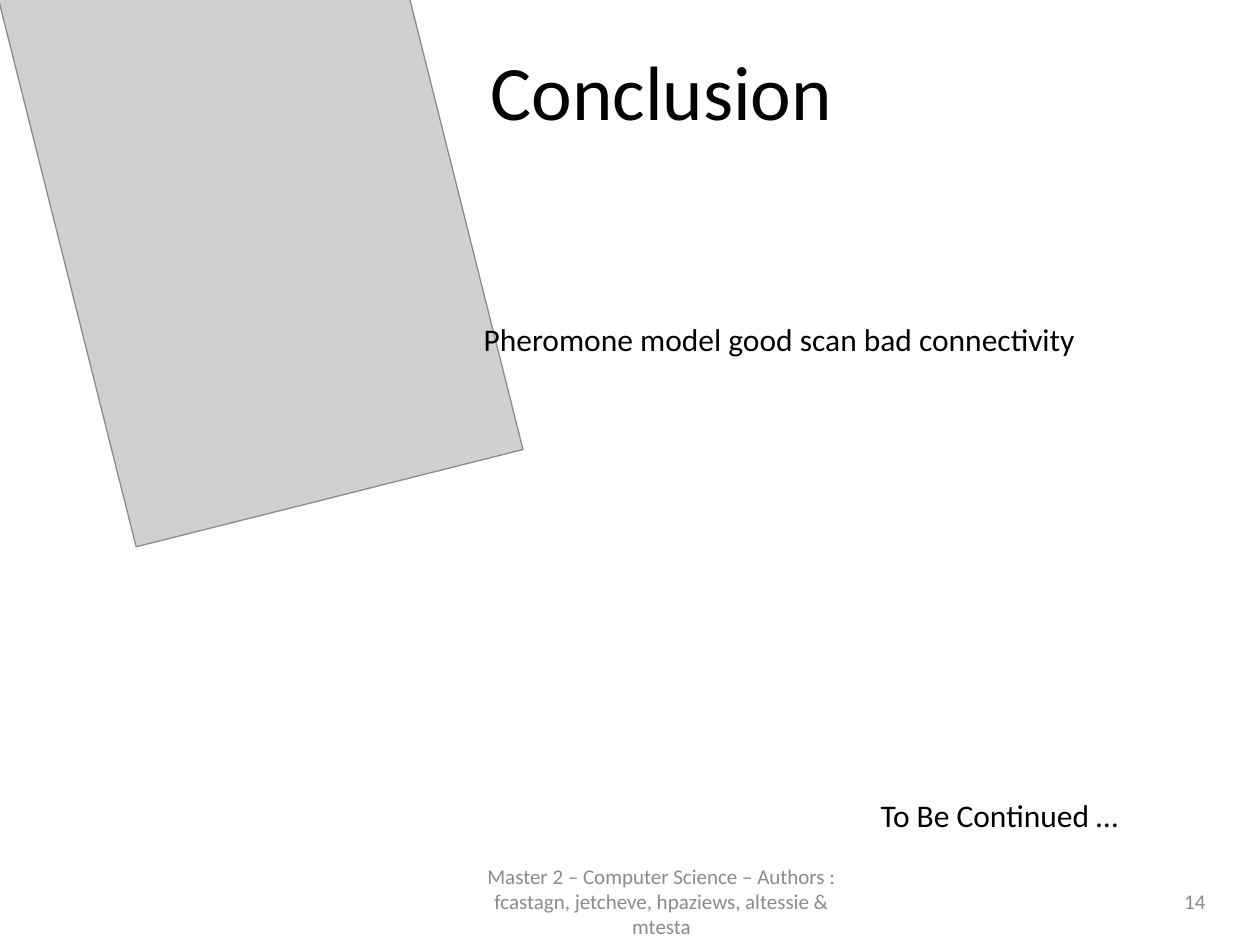
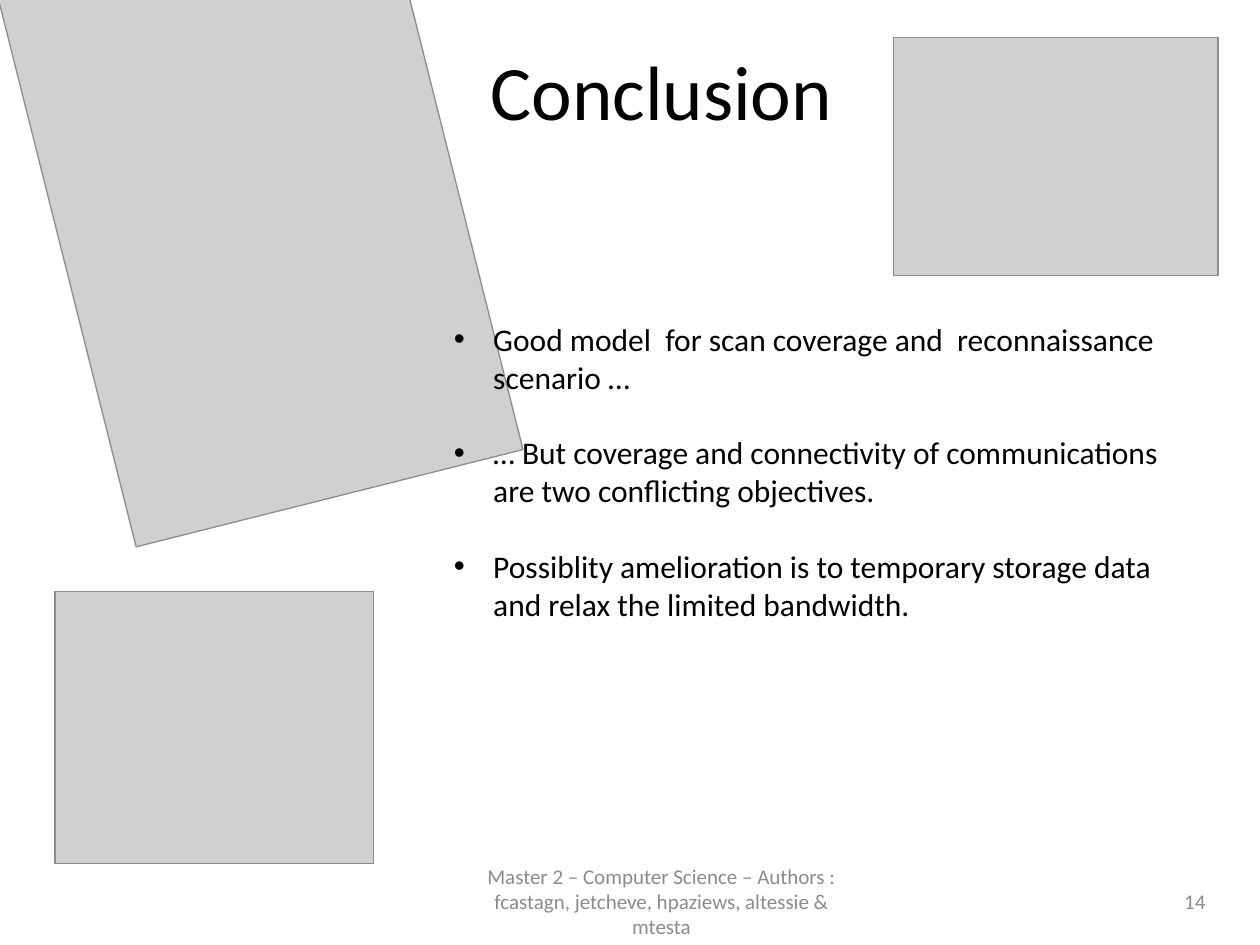
Before and after one commit to jetcheve/M2_PER_MMUAVGRA, a slide deck: slide 14 of ressources/docs/debriefing/debrief02/PresentationPER.pptx. Drawn at 1260x945 pixels with LibreOffice and Linux fonts; fonts in the diff are those of the drawing; grey boxes stand for pictures; background and template pictures are left out. Boxes give left, top, right and bottom in pixels: in the first picture for what was removed or moved away, otherwise in the second. Text is boxed around its words. In the diff, an @@ line names an element or a change of style, - is before the commit and + after.

Commit message:
maj slides

```diff
--- a/ressources/docs/debriefing/debrief02/PresentationPER.pptx
+++ b/ressources/docs/debriefing/debrief02/PresentationPER.pptx
@@ picture added at [893,37,1218,275] @@
@@ text at [493,329,1157,617]: text changed @@
-Pheromone model good scan bad connectivity
+• Good model for scan coverage and reconnaissance scenario …
+• … But coverage and connectivity of communications are two conflicting objectives.
+• Possiblity amelioration is to temporary storage data and relax the limited bandwidth.
@@ picture added at [55,591,374,863] @@
@@ text removed at [881,805,1089,828] @@
-To Be Continued …
```
Also in this commit, not shown: 6 other slides changed, 1 other file.
